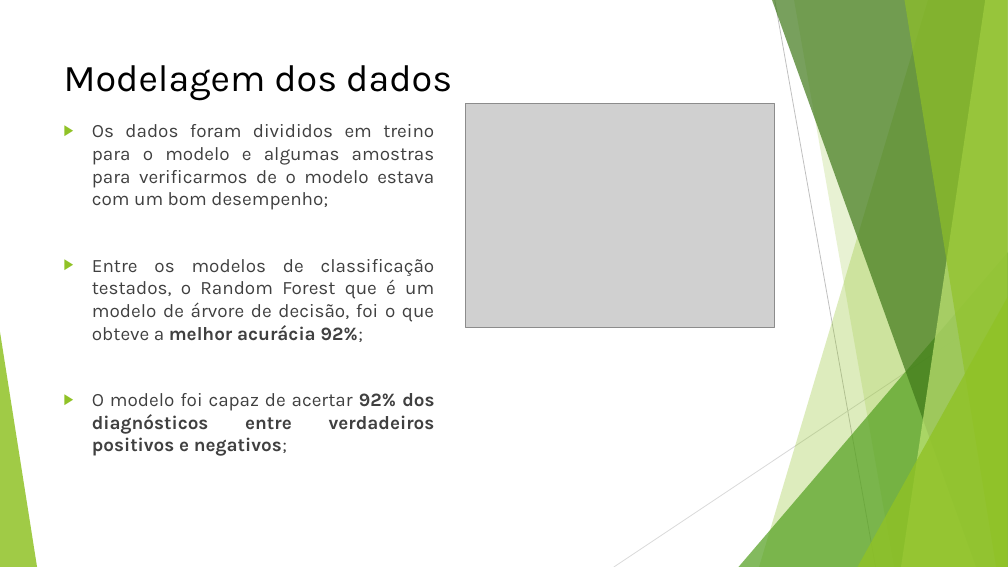
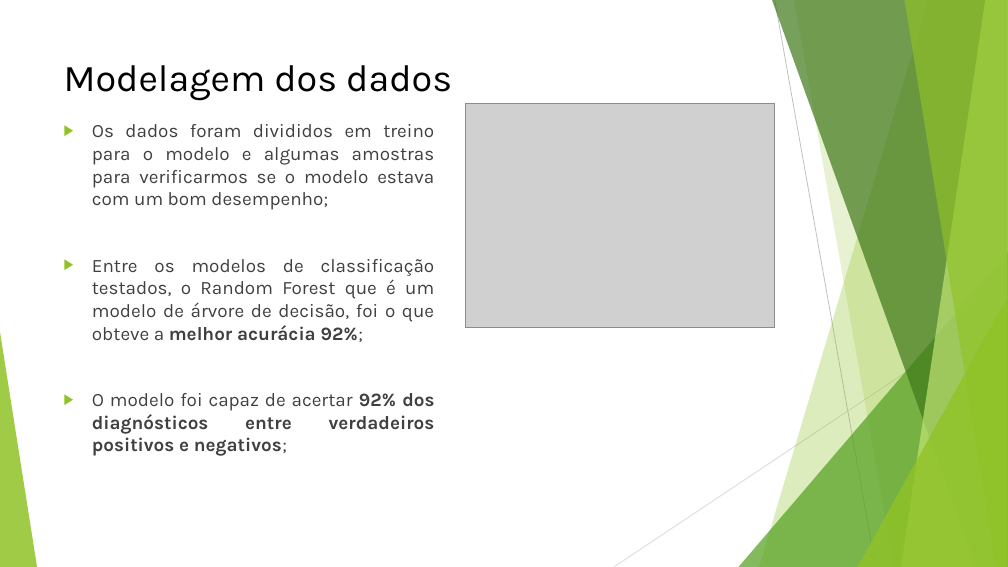
Before and after one commit to igorss77/diabetes_project, a slide deck: slide 11 of docs/Early stage diabetes – risk predictions.pptx. Drawn at 1008x567 pixels with LibreOffice and Linux fonts; fonts in the diff are those of the drawing; grey boxes stand for pictures. Boxes give left, top, right and bottom in pixels: in the first picture for what was removed or moved away, otherwise in the second. Text is boxed around its words. In the diff, an @@ line names an element or a change of style, - is before the commit and + after.

```diff
--- a/docs/Early stage diabetes – risk predictions.pptx
+++ b/docs/Early stage diabetes – risk predictions.pptx
@@ text at (92,124,435,210): text changed @@
-▶ Os dados foram divididos em treino para o modelo e algumas amostras para verificarmos de o modelo estava com um bom desempenho;
+▶ Os dados foram divididos em treino para o modelo e algumas amostras para verificarmos se o modelo estava com um bom desempenho;
```
Also in this commit, not shown: 7 other slides changed, 1 other file.
